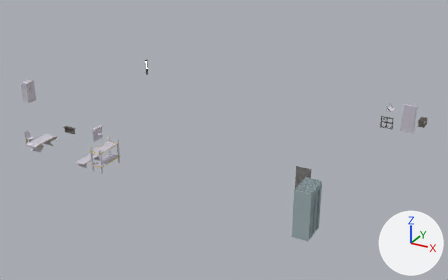
The Blender file items/human, futuristic.blend, before and after one commit.
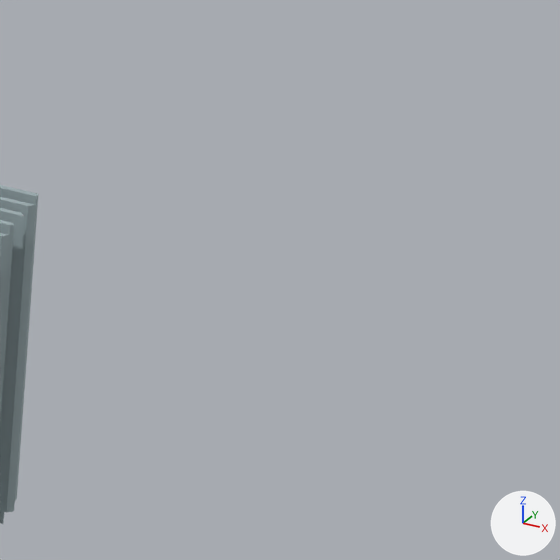
The first picture shows the older version from a 50 mm camera at (24.1, -41.1, 19.1) aimed at (1.6, -0.2, -1.4). The close-ups show both versions on the part from 71% to 89% of the width and 54% to 84% of the height of that picture; other places that the commit changed are outside them. Every picture has the same lights, and +X, +Y and +Z are marked at lower right.

In view in the first close-up: 'wall, opaque, 1', 'wall, opaque, 2', 'wall, opaque, 3', 'wall, opaque, 4'.
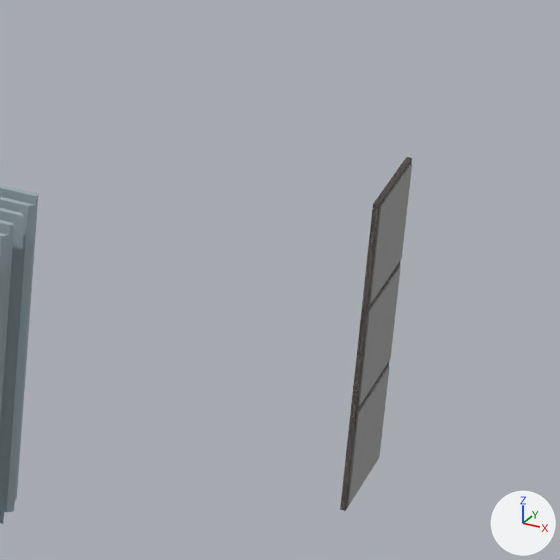
The change, as a diff of the scene's bpy script:
```diff
--- a/items/human, futuristic.blend.py
+++ b/items/human, futuristic.blend.py
@@ mat_plastic__gray @@
+mat_plastic__gray = principled_material('Plastic, gray')
+mat_plastic__gray.base_color = (0.32, 0.32, 0.32)  # grey #999999
+mat_plastic__gray.roughness = 0.7
@@ me_cube_021 @@
+me_cube_021.from_pydata([(-0.025, -0.5, 0.0), (-0.025, -0.5, 1.0), (-0.025, 0.5, 0.0), (-0.025, 0.5, 1.0), (0.025, -0.463, 0.037), (0.025, -0.463, 0.963), (0.025, 0.463, 0.037), (0.025, 0.463, 0.963), (0.025, 0.5, 1.0), (0.025, 0.5, 0.0), (0.025, -0.5, 0.0), (0.025, -0.5, 1.0), (0.04, 0.463, 0.963), (0.04, 0.463, 0.037), (0.04, -0.463, 0.037), (0.04, -0.463, 0.963)], [], [(0, 1, 3, 2), (2, 3, 8, 9), (5, 4, 14, 15), (10, 11, 1, 0), (2, 9, 10, 0), (8, 3, 1, 11), (7, 6, 9, 8), (6, 4, 10, 9), (5, 7, 8, 11), (4, 5, 11, 10), (13, 12, 15, 14), (4, 6, 13, 14), (7, 5, 15, 12), (6, 7, 12, 13)])
+for i in [2, *range(10, 14)]: me_cube_021.polygons[i].material_index = 1
@@ ob_wall__padded_1 @@
+ob_wall__padded_1 = bpy.data.objects.new('Wall, padded 1', me_cube_021)
+ob_wall__padded_1.parent = ob_structural
+ob_wall__padded_1.matrix_parent_inverse = Matrix(((1.0, 0.0, 0.0, -13.0), (0.0, 1.0, 0.0, 10.0), (0.0, 0.0, 1.0, 0.0), (0.0, 0.0, 0.0, 1.0)))
+ob_wall__padded_1.location = (16.54, -9.537, 0.0)
+ob_wall__padded_1.material_slots[0].link = 'OBJECT'; ob_wall__padded_1.material_slots[0].material = mat_metal__brushed__gray
+ob_wall__padded_1.material_slots[1].link = 'OBJECT'; ob_wall__padded_1.material_slots[1].material = mat_plastic__gray  # grey #999999
+_m = ob_wall__padded_1.modifiers.new('Array', 'ARRAY')
+_m.count = 3
+_m.constant_offset_displace = (0.0, 0.0, 0.0)
+_m.relative_offset_displace = (0.0, 0.0, 1.0)
+_m = ob_wall__padded_1.modifiers.new('Bevel', 'BEVEL')
+_m.width = 0.005
+_m.width_pct = 0.005
+_m.segments = 2
+_m.limit_method = 'NONE'
+_m.spread = 0.0
```

What differs and where, as boxes [x1, y1, x2, y2] in the close-ups (560 x 560 px):
'Wall, padded 1', added: after [340, 157, 412, 511]
